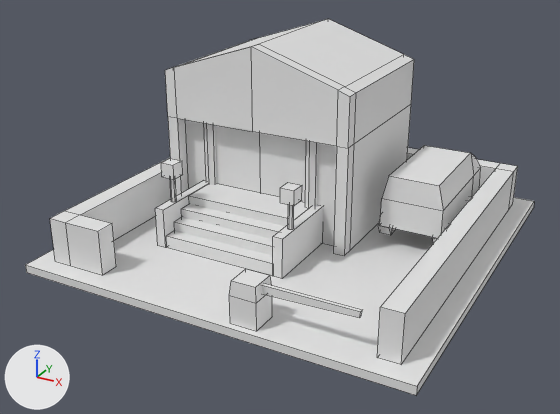
The Blender file Assets/Models/model_building_PoliceStation.blend, before and after one commit.
Rendered twice from a 50 mm camera at (1.7, -3.34, 1.82) aimed at (-0.04, -0.17, 0.23). Arrows for +X, +Y and +Z are at lower left; the lights stay in place. Mesh edges are drawn as thin lines.
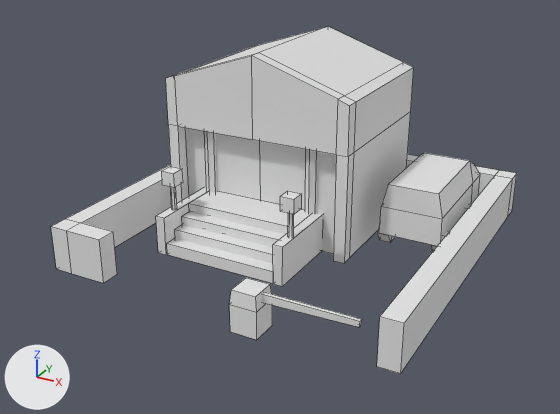
Where the change shows, as pixel boxes (x1, y1, x2, y2) in the pictures (560 x 414 px; the box of a moved part takes in the faces that stretch with it):
'Plane.029', reshaped (8% narrower, 8% shorter)
    before: (25, 19, 534, 395)
    after: (51, 27, 517, 374)
part 1 of me_plane_058, moved or reshaped
    before: (380, 145, 481, 238)
    after: (379, 153, 480, 246)
part 2 of me_plane_058, moved or reshaped
    before: (378, 218, 395, 235)
    after: (377, 224, 395, 243)
part 3 of me_plane_058, moved or reshaped
    before: (432, 223, 450, 243)
    after: (432, 231, 449, 251)
part 4 of me_plane_058, moved or reshaped
    before: (229, 269, 272, 331)
    after: (229, 278, 272, 340)
part 5 of me_plane_058, moved or reshaped
    before: (305, 141, 318, 206)
    after: (305, 149, 318, 214)
part 6 of me_plane_058, moved or reshaped
    before: (204, 123, 217, 185)
    after: (204, 131, 217, 192)
part 7 of me_plane_058, moved or reshaped
    before: (165, 19, 414, 256)
    after: (166, 27, 414, 263)
part 8 of me_plane_058, moved or reshaped
    before: (280, 183, 302, 206)
    after: (280, 191, 302, 214)
part 9 of me_plane_058, moved or reshaped
    before: (288, 204, 294, 229)
    after: (288, 213, 294, 237)
part 10 of me_plane_058, moved or reshaped
    before: (161, 159, 183, 179)
    after: (162, 166, 183, 187)
part 11 of me_plane_058, moved or reshaped
    before: (170, 179, 177, 201)
    after: (170, 187, 177, 209)
part 12 of me_plane_058, moved or reshaped
    before: (50, 148, 518, 364)
    after: (51, 155, 517, 374)
part 13 of me_plane_058, moved or reshaped
    before: (181, 204, 286, 239)
    after: (182, 211, 286, 247)
part 14 of me_plane_058, moved or reshaped
    before: (166, 231, 273, 275)
    after: (167, 238, 273, 283)
part 15 of me_plane_058, moved or reshaped
    before: (174, 217, 273, 256)
    after: (174, 225, 273, 263)
part 16 of me_plane_058, moved or reshaped
    before: (273, 205, 323, 279)
    after: (273, 213, 323, 287)
part 17 of me_plane_058, moved or reshaped
    before: (189, 184, 311, 226)
    after: (189, 191, 311, 234)
part 18 of me_plane_058, moved or reshaped
    before: (155, 181, 207, 248)
    after: (156, 188, 208, 255)
part 19 of me_plane_058, deleted
    before: (25, 197, 534, 395)
part 20 of me_plane_058, moved or reshaped
    before: (262, 283, 362, 318)
    after: (262, 292, 362, 327)

Patch to the scene script:
```diff
--- a/Assets/Models/model_building_PoliceStation.blend.py
+++ b/Assets/Models/model_building_PoliceStation.blend.py
@@ me_plane_058 @@
 # used by ob_plane_029; location = (0.0, 0.0, 0.0)
-me_plane_058.from_pydata(...)  # 286 vertices, 217 faces; spans x -1.0..1.0, y -1.0..1.0, z 0.0..1.03
+me_plane_058.from_pydata(...)  # 278 vertices, 212 faces; spans x -0.9..0.9, y -0.97..0.9, z 0.0..0.99
+# me_plane_058 part 1: the loose piece of 18 vertices spanning x 0.42..0.75, y 0.04..0.7, z 0.15..0.43 is moved by (0.0, 0.0, -0.04)
+# me_plane_058 part 2: the loose piece of 12 vertices spanning x 0.41..0.47, y 0.05..0.17, z 0.09..0.19 is moved by (0.0, 0.0, -0.04)
+# me_plane_058 part 3: the loose piece of 12 vertices spanning x 0.7..0.76, y 0.05..0.17, z 0.09..0.19 is moved by (0.0, 0.0, -0.04)
+# me_plane_058 part 4: the loose piece of 12 vertices spanning x 0.15..0.29, y -0.97..-0.83, z 0.04..0.25 is moved by (0.0, 0.0, -0.04)
+# me_plane_058 part 5: the loose piece of 12 vertices spanning x 0.07..0.13, y -0.13..-0.06, z 0.23..0.62 is moved by (0.0, 0.0, -0.04)
+# me_plane_058 part 6: the loose piece of 12 vertices spanning x -0.53..-0.47, y -0.13..-0.06, z 0.23..0.62 is moved by (0.0, 0.0, -0.04)
+# me_plane_058 part 7: the loose piece of 44 vertices spanning x -0.72..0.32, y -0.16..0.69, z 0.04..1.03 is moved by (0.0, 0.0, -0.04)
+# me_plane_058 part 8: the loose piece of 8 vertices spanning x 0.1..0.18, y -0.43..-0.36, z 0.39..0.46 is moved by (0.0, 0.0, -0.04)
+# me_plane_058 part 9: the loose piece of 12 vertices spanning x 0.13..0.15, y -0.41..-0.38, z 0.25..0.39 is moved by (0.0, 0.0, -0.04)
+# me_plane_058 part 10: the loose piece of 8 vertices spanning x -0.58..-0.5, y -0.43..-0.36, z 0.39..0.46 is moved by (0.0, 0.0, -0.04)
+# me_plane_058 part 11: the loose piece of 12 vertices spanning x -0.55..-0.53, y -0.41..-0.38, z 0.25..0.39 is moved by (0.0, 0.0, -0.04)
+# me_plane_058 part 12: the loose piece of 36 vertices spanning x -0.9..0.9, y -0.9..0.9, z 0.04..0.27 is moved by (0.0, 0.0, -0.04)
+# me_plane_058 part 13: the loose piece of 8 vertices spanning x -0.51..0.11, y -0.37..-0.29, z 0.14..0.2 is moved by (0.0, 0.0, -0.04)
+# me_plane_058 part 14: the loose piece of 8 vertices spanning x -0.51..0.11, y -0.51..-0.43, z 0.04..0.11 is moved by (0.0, 0.0, -0.04)
+# me_plane_058 part 15: the loose piece of 8 vertices spanning x -0.51..0.11, y -0.44..-0.36, z 0.09..0.15 is moved by (0.0, 0.0, -0.04)
+# me_plane_058 part 16: the loose piece of 8 vertices spanning x 0.11..0.16, y -0.52..-0.08, z 0.04..0.25 is moved by (0.0, 0.0, -0.04)
+# me_plane_058 part 17: the loose piece of 8 vertices spanning x -0.51..0.11, y -0.3..-0.09, z 0.04..0.25 is moved by (0.0, 0.0, -0.04)
+# me_plane_058 part 18: the loose piece of 8 vertices spanning x -0.56..-0.51, y -0.52..-0.08, z 0.04..0.25 is moved by (0.0, 0.0, -0.04)
+# me_plane_058 part 19: the loose piece of 8 vertices spanning x -1.0..1.0, y -1.0..1.0, z 0.0..0.04 is deleted
+# me_plane_058 part 20: 6 vertices removed from x 0.26..0.72, y -0.91..-0.89, z 0.21..0.23; 6 vertices added at x 0.26..0.72, y -0.91..-0.89, z 0.15..0.19
```
